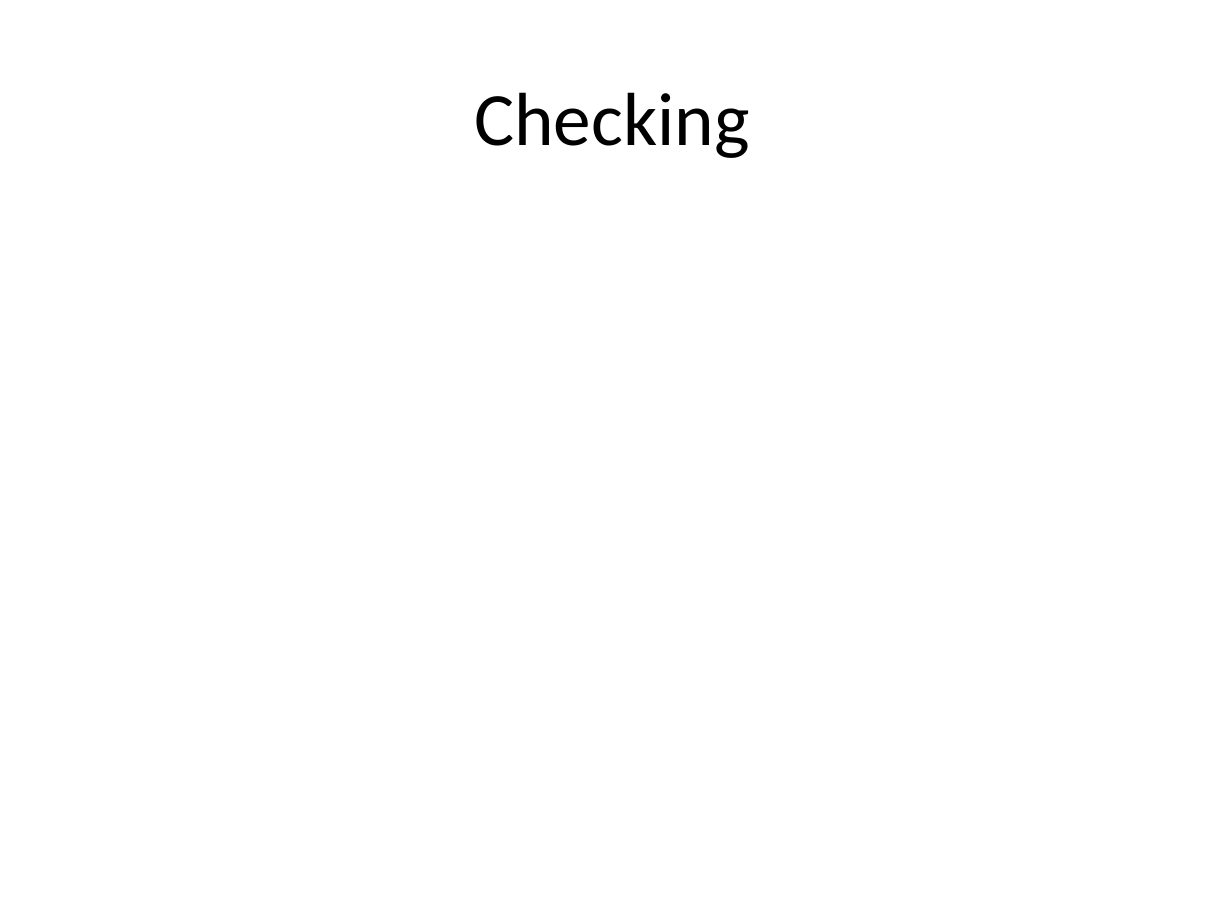
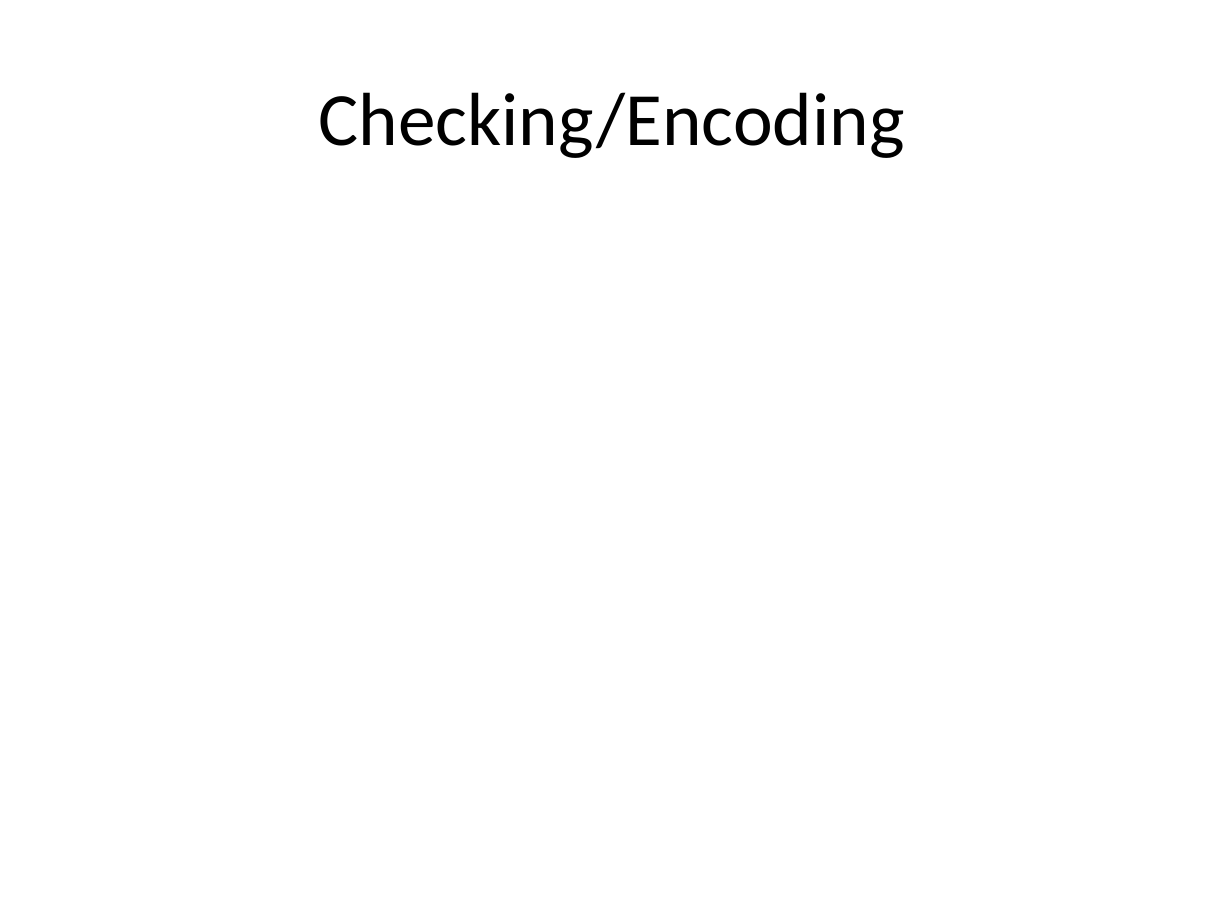
Before and after one commit to isurup/kalle-martin-group, a slide deck: slide 8 of SSE2/slides/1 Analysis.ppt. Drawn at 1232x924 pixels with LibreOffice and Linux fonts; fonts in the diff are those of the drawing. Boxes give left, top, right and bottom in pixels: in the first picture for what was removed or moved away, otherwise in the second. Text is boxed around its words. In the diff, an @@ line names an element or a change of style, - is before the commit and + after.

```diff
--- a/SSE2/slides/1 Analysis.ppt
+++ b/SSE2/slides/1 Analysis.ppt
@@ title at <box>319,92,905,158</box>: text changed @@
-Checking
+Checking/Encoding
```
Also in this commit, not shown: 1 slide removed.
